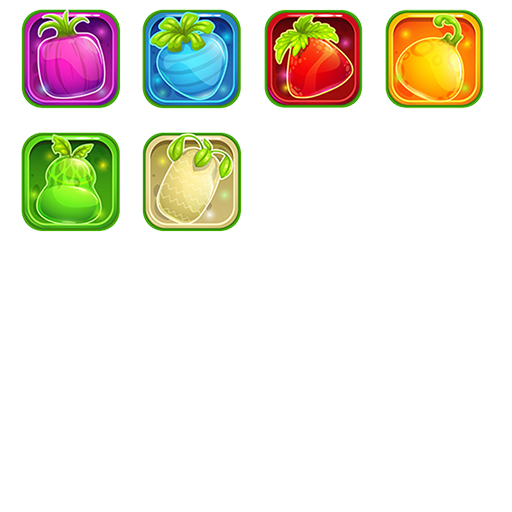
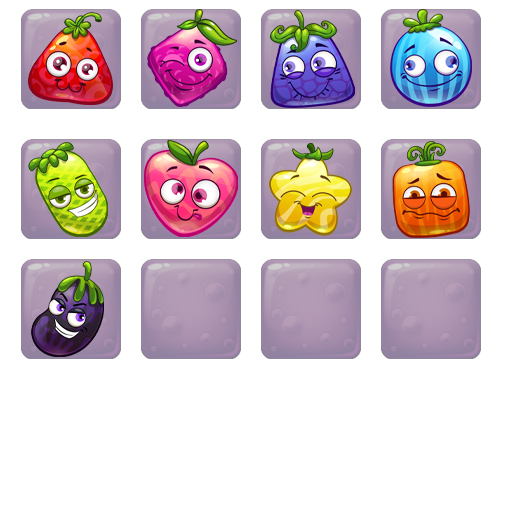
Comparing the layer stacks of the two (512, 512) images. Changes:
added layer "Layer 9" above "Layer 8" over [31, 261, 104, 357]
added layer "Layer 8" above "Layer 7" over [392, 141, 470, 238]
added layer "Layer 7" above "Layer 6" over [144, 140, 238, 237]
moved "Layer 6" above "Layer 5", painted on it over [28, 9, 242, 237]
painted on "Layer 5" over [21, 9, 472, 109]
painted on "Layer 4" over [264, 9, 363, 109]
painted on "Layer 3" over [21, 9, 237, 232]
painted on "Layer 2" over [142, 132, 352, 236]
moved "Layer 1" above "Layer 15 copy 3", painted on it over [28, 9, 484, 109]
added layer "Layer 15 copy 3" (60%) over [21, 9, 481, 359]
